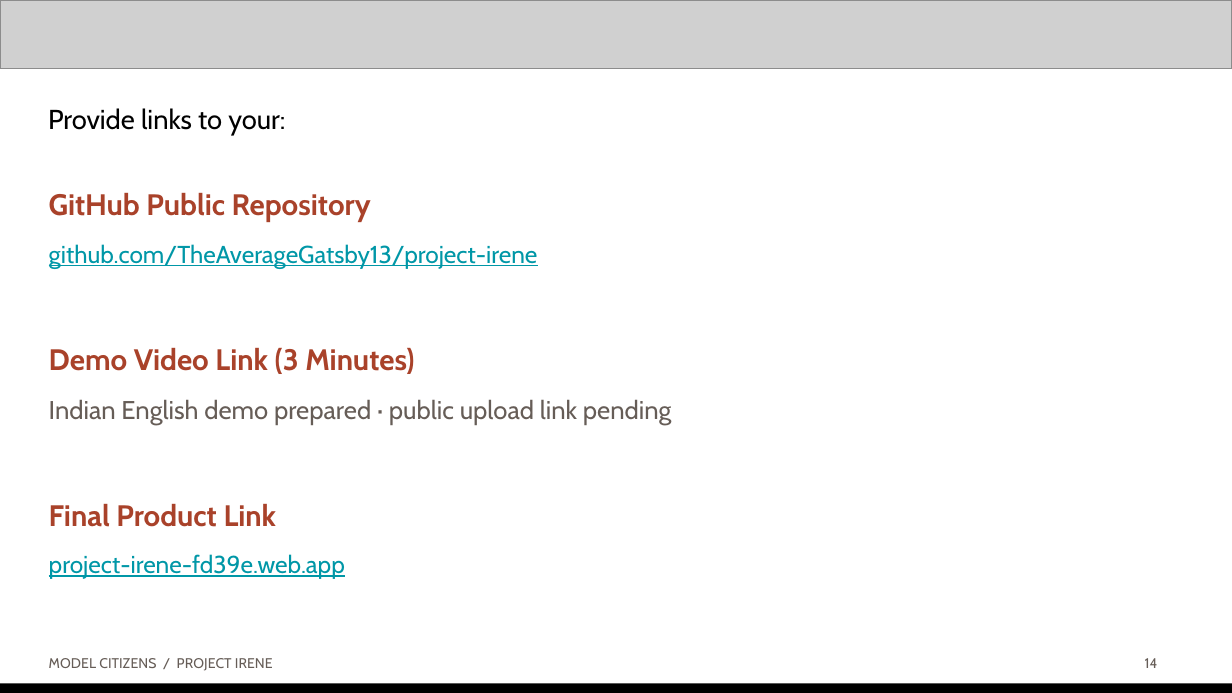
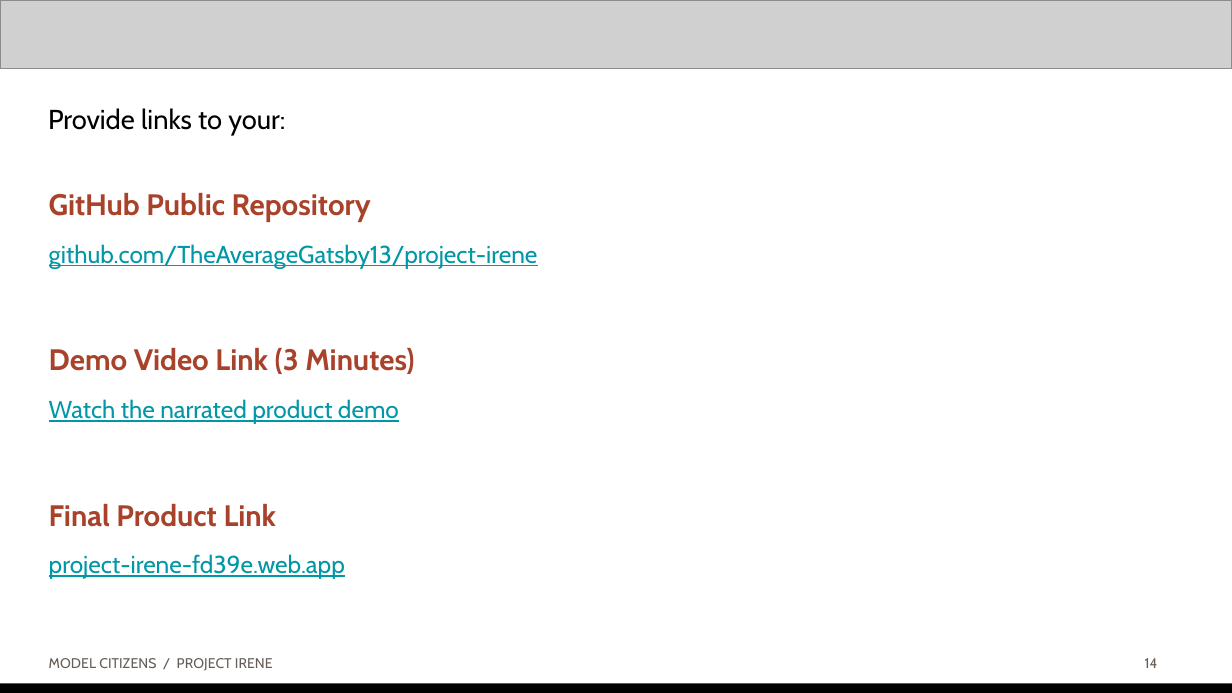
Before and after one commit to TheAverageGatsby13/project-irene, a slide deck: slide 14 of docs/submission/Irene-AI-Builder-Cup.pptx. Drawn at 1232x693 pixels with LibreOffice and Linux fonts; fonts in the diff are those of the drawing; grey boxes stand for pictures. Boxes give left, top, right and bottom in pixels: in the first picture for what was removed or moved away, otherwise in the second. Text is boxed around its words. In the diff, an @@ line names an element or a change of style, - is before the commit and + after.

```diff
--- a/docs/submission/Irene-AI-Builder-Cup.pptx
+++ b/docs/submission/Irene-AI-Builder-Cup.pptx
@@ text at (x1=49, y1=399, x2=399, y2=424): text changed; size 15 to 14.2 pt; text colour #665D57 to #0097A7 @@
-Indian English demo prepared · public upload link pending
+Watch the narrated product demo
```
Also in this commit, not shown: 10 other files.
